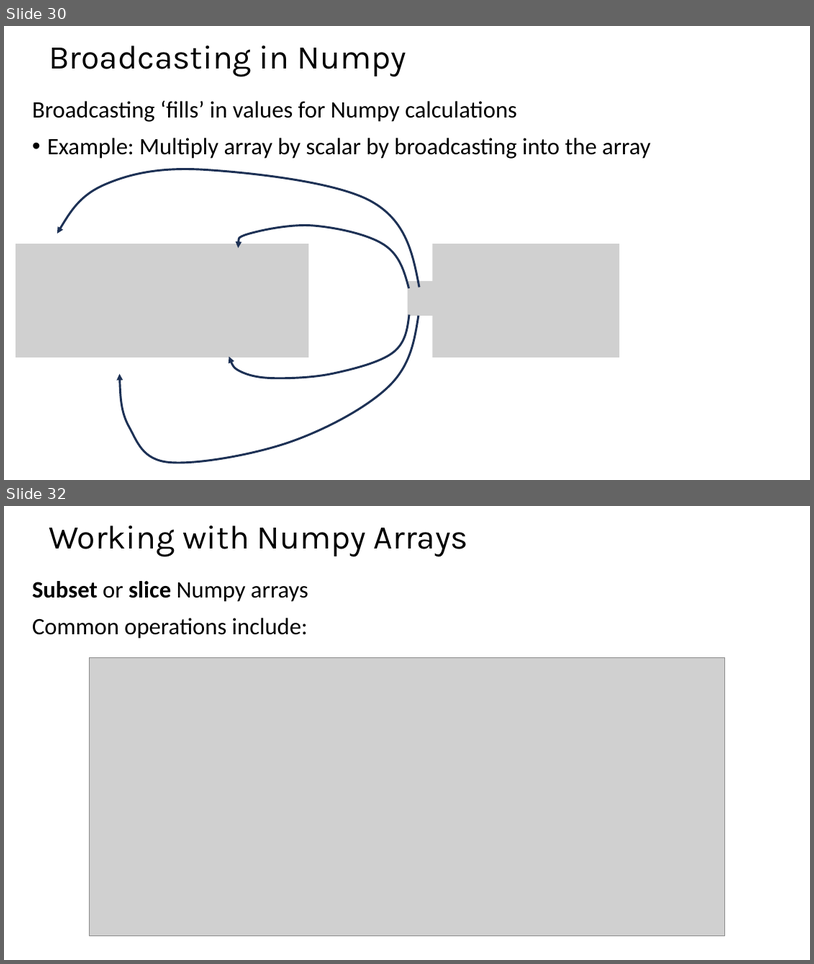
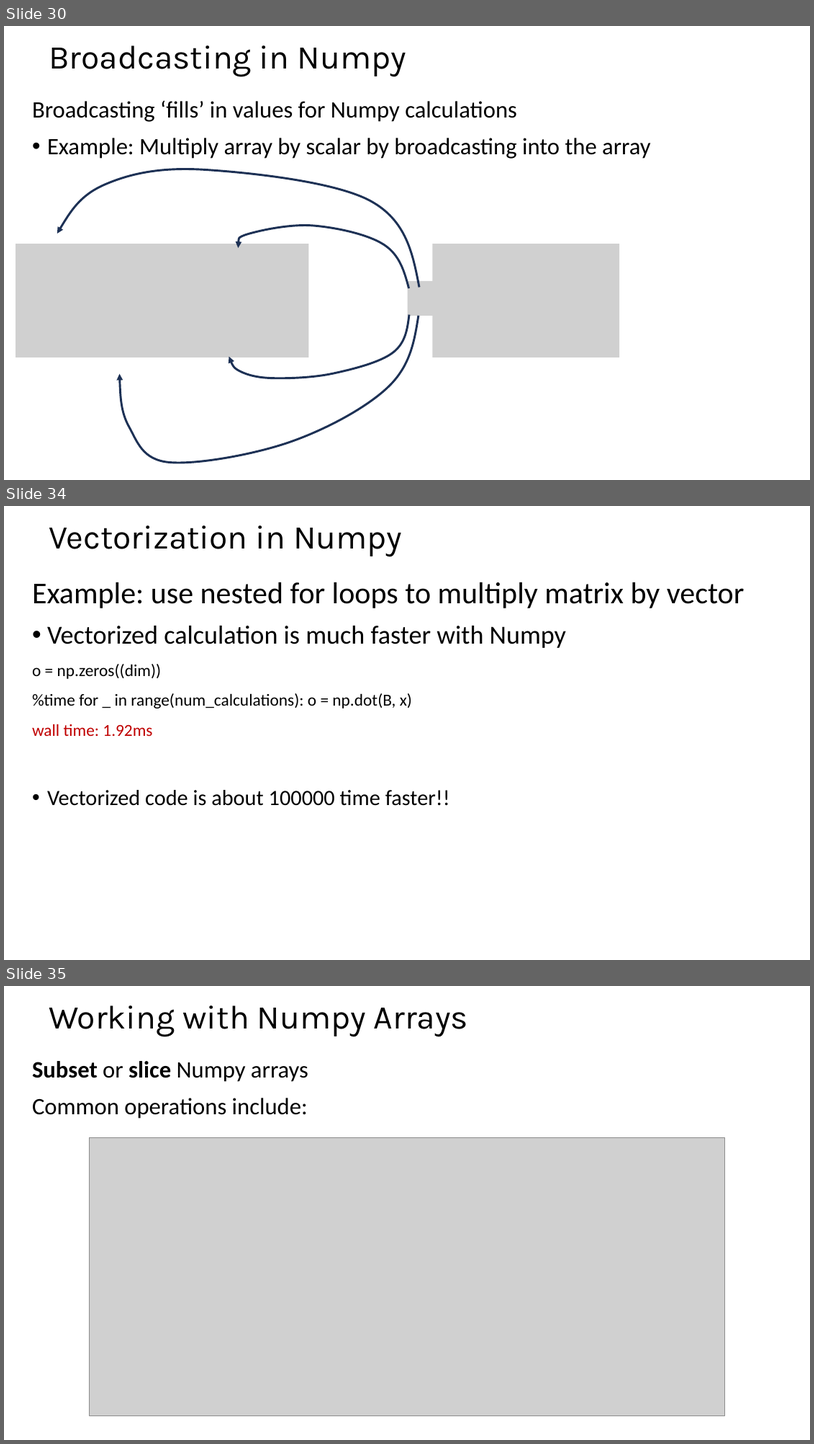
Before and after one commit to StephenElston/CSCI-E-83, a slide deck: SupplementaryMaterials/ReviewOfLinearAlgebra.pptx. Shown one above the other, each under a label of ours: slides 30 and 32 before the commit, slides 30, 34 and 35 after it; the slides between them are not shown. The pictures are 814x964 and 814x1444 pixels, drawn with LibreOffice and Linux fonts; fonts in the diff are those of the drawing; grey boxes stand for pictures. Boxes give left, top, right and bottom in pixels: in the first picture for what was removed or moved away, otherwise in the second. Text is boxed around its words. In the diff, an @@ line names an element or a change of style, - is before the commit and + after.

Commit message:
Added vectorization slides

```diff
--- a/SupplementaryMaterials/ReviewOfLinearAlgebra.pptx
+++ b/SupplementaryMaterials/ReviewOfLinearAlgebra.pptx
@@ slide 34 added at box(4, 506, 810, 960), background #FFFFFF @@
@@ title added at box(49, 525, 402, 556), 39.6 pt, text #000000 @@
+Vectorization in Numpy
@@ text added at box(32, 582, 745, 806), 20 pt, text #000000 @@
+Example: use nested for loops to multiply matrix by vector
+• Vectorized calculation is much faster with Numpy
+o = np.zeros((dim))
+%time for _ in range(num_calculations): o = np.dot(B, x)
+wall time: 1.92ms
+• Vectorized code is about 100000 time faster!!
@@ what was slide 32 is now slide 35 @@
```
Also in this commit, not shown: 1 slide changed, 2 other slides added.
